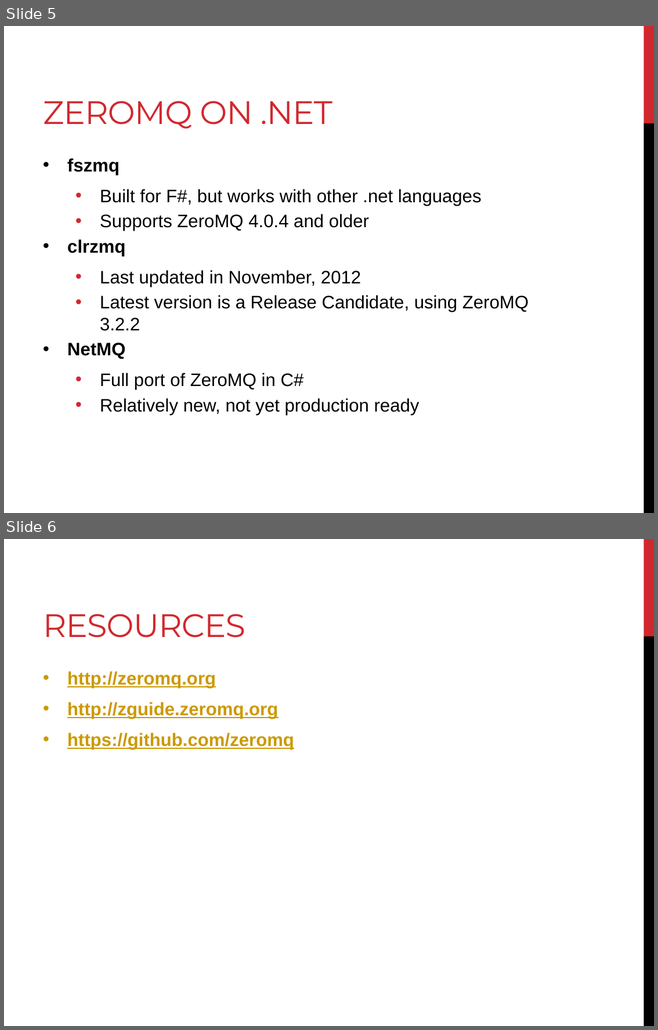
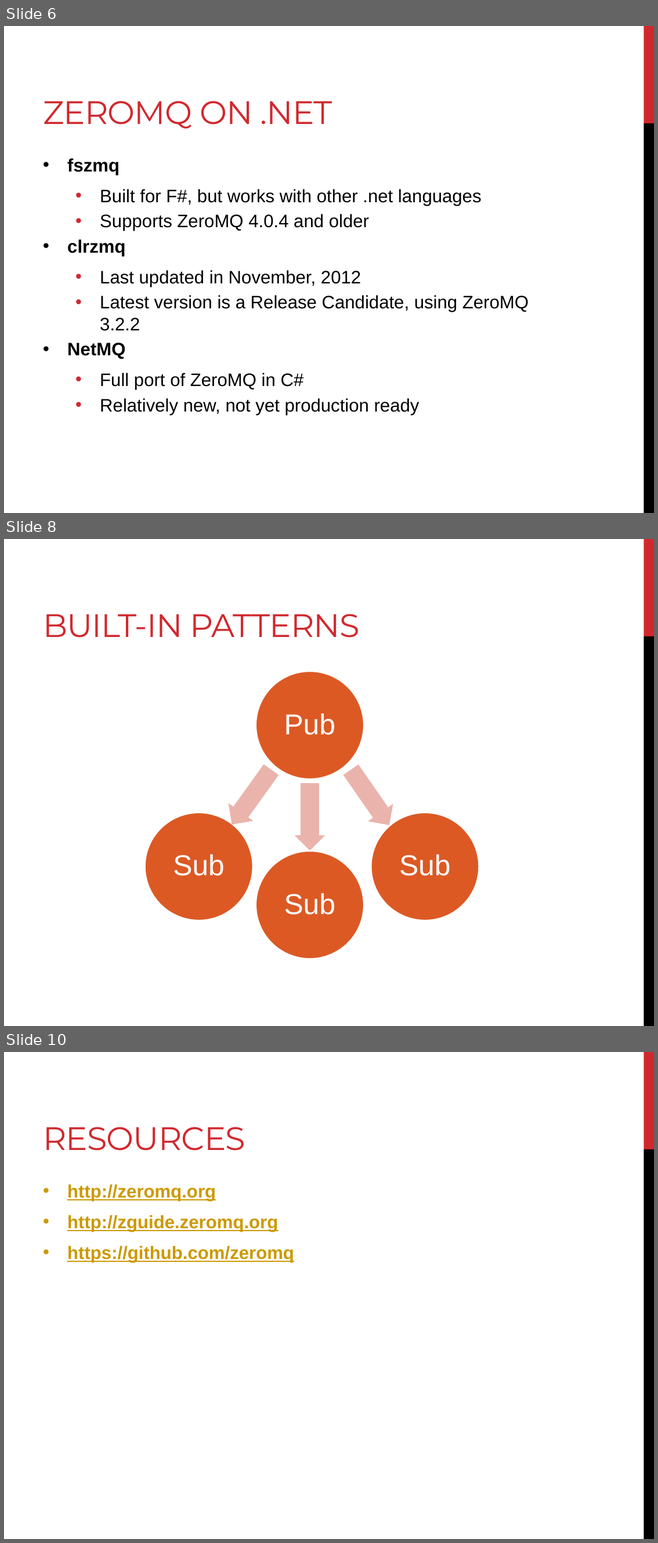
Before and after one commit to RyanHauert/presentations-zeromq, a slide deck: Presentation/ZeroMQ.pptx. Shown one above the other, each under a label of ours: slides 5 and 6 before the commit, slides 6, 8 and 10 after it; the slides between them are not shown. The pictures are 658x1030 and 658x1543 pixels, drawn with LibreOffice and Linux fonts; fonts in the diff are those of the drawing. Boxes give left, top, right and bottom in pixels: in the first picture for what was removed or moved away, otherwise in the second. Text is boxed around its words. In the diff, an @@ line names an element or a change of style, - is before the commit and + after.

```diff
--- a/Presentation/ZeroMQ.pptx
+++ b/Presentation/ZeroMQ.pptx
@@ slide 8 added at box(4, 539, 654, 1026), background #FFFFFF; not listed: 2 template elements that a slide beside it also shows @@
@@ title added at box(43, 614, 360, 638), 36 pt, text #D1282E @@
+BUILT-IN PATTERNS
@@ ellipse added at box(255, 671, 364, 779), fill #DC5924, outline #FFFFFF 2.25 pt @@
@@ text added at box(284, 714, 336, 735), 32 pt, text #FFFFFF @@
+Pub
@@ right arrow added at box(219, 761, 284, 834), fill #EBB5AC @@
@@ right arrow added at box(338, 761, 401, 834), fill #EBB5AC @@
@@ right arrow added at box(295, 783, 325, 850), fill #EBB5AC @@
@@ ellipse added at box(144, 813, 253, 921), fill #DC5924, outline #FFFFFF 2.25 pt @@
@@ ellipse added at box(371, 813, 479, 921), fill #DC5924, outline #FFFFFF 2.25 pt @@
@@ ellipse added at box(255, 851, 364, 959), fill #DC5924, outline #FFFFFF 2.25 pt @@
@@ text added at box(173, 855, 224, 876), 32 pt, text #FFFFFF @@
+Sub
@@ text added at box(399, 855, 451, 876), 32 pt, text #FFFFFF @@
+Sub
@@ text added at box(284, 893, 336, 915), 32 pt, text #FFFFFF @@
+Sub
@@ what was slide 5 is now slide 6 @@
@@ what was slide 6 is now slide 10 @@
```
Also in this commit, not shown: 1 slide changed, 3 other slides added, 17 other files.
